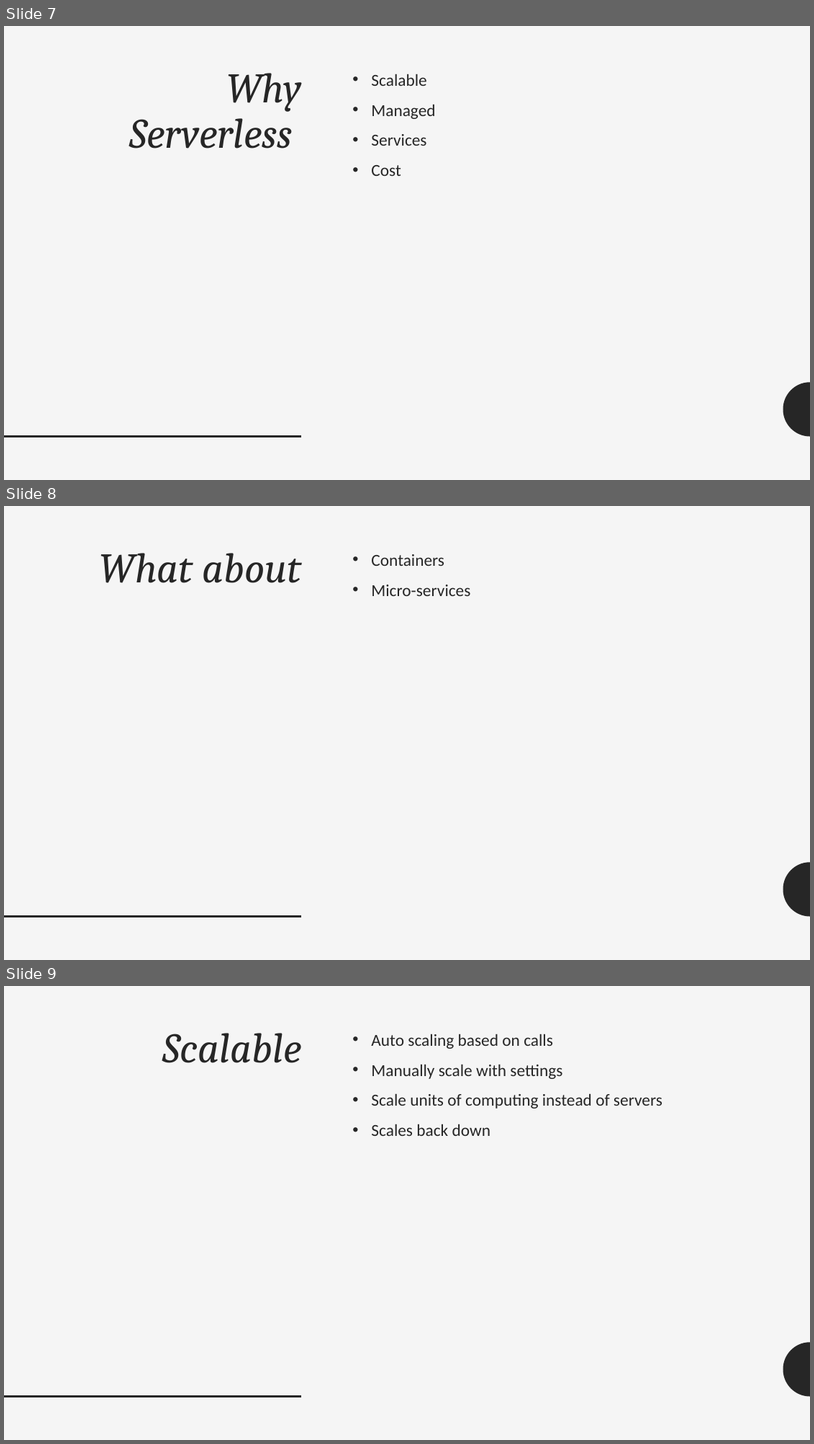
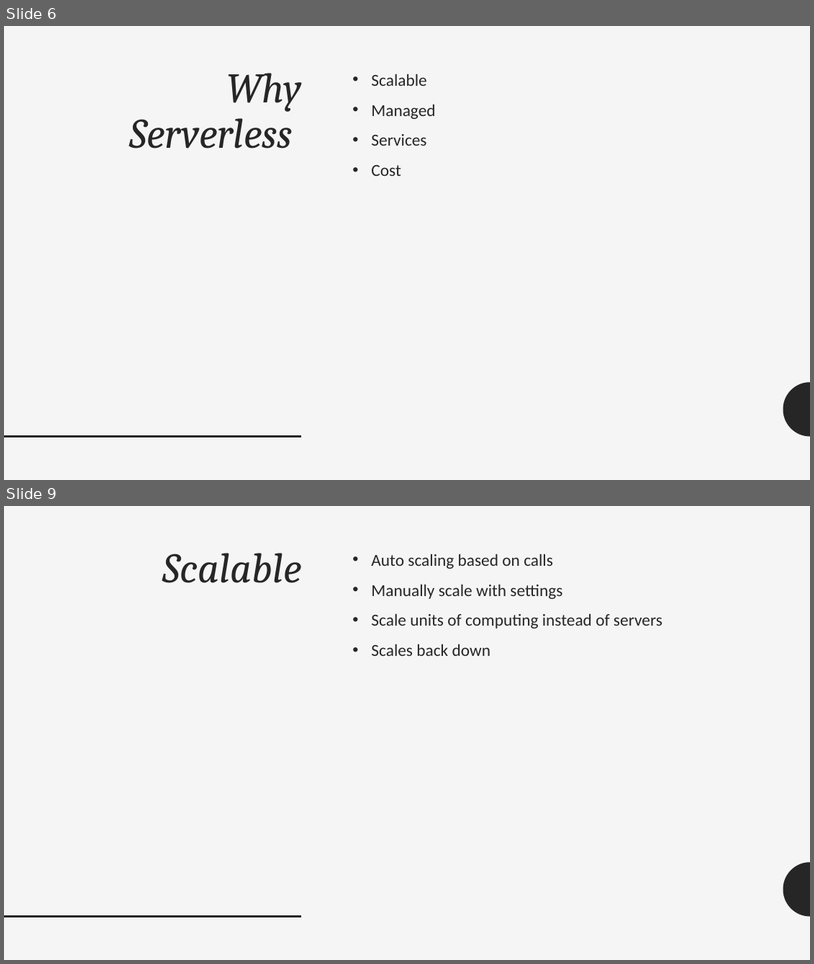
Before and after one commit to adrianpomilio/going-serverless, a slide deck: going-serverless-2017.pptx. Shown one above the other, each under a label of ours: slides 7, 8 and 9 before the commit, slides 6 and 9 after it; the slides between them are not shown. The pictures are 814x1444 and 814x964 pixels, drawn with LibreOffice and Linux fonts; fonts in the diff are those of the drawing. Boxes give left, top, right and bottom in pixels: in the first picture for what was removed or moved away, otherwise in the second. Text is boxed around its words. In the diff, an @@ line names an element or a change of style, - is before the commit and + after.

```diff
--- a/going-serverless-2017.pptx
+++ b/going-serverless-2017.pptx
@@ slide 8 removed at <box>4,506,810,960</box>, background #F5F5F5; not listed: 2 template elements that a slide beside it also shows @@
@@ title removed at <box>100,553,302,583</box> @@
-What about
@@ text removed at <box>371,554,471,596</box> @@
-• Containers
-• Micro-services
@@ what was slide 7 is now slide 6 @@
```
Also in this commit, not shown: 3 slides added, 2 other slides removed.
